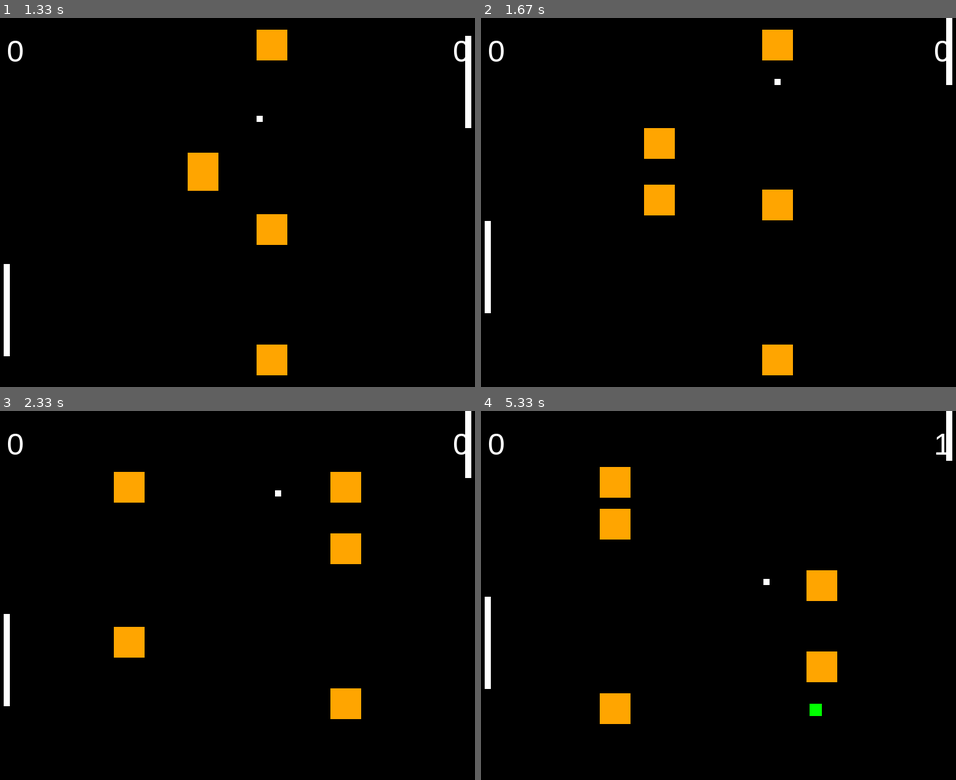
Above: before the commit, frames 1-4 (two rows, left to right).
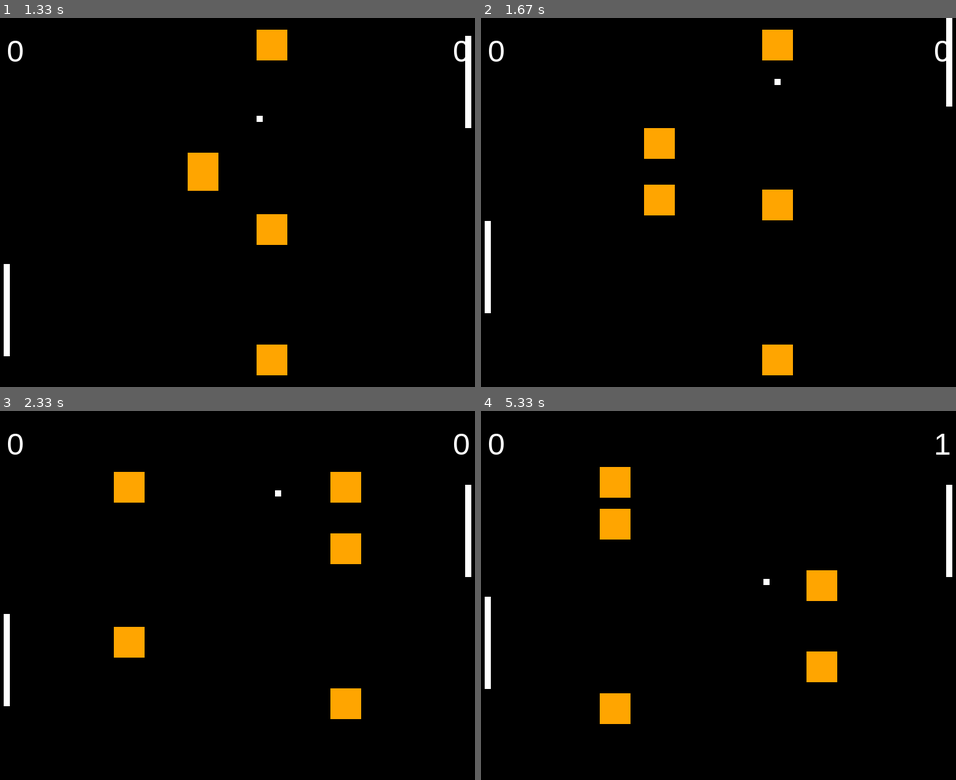
Above: after the commit, the same moments.

Repository: KasaaS/IT2
Game: pygame game, started from 2. Vår/U30 - PROSJEKT/spill.py
The game is run twice, just before and just after one commit, with the same random seed, the same clock (stepped at 60 frames per second) and the same inputs.
Inputs (mouse positions are in pixels of both pictures, inside the frame that each line leads up to):
- Up to frame 1 (1.33 s): hold S 0.33-0.8 s; hold Up 0.33-0.8 s; press the mouse at (237, 265) at 0.87 s; move the mouse to (256, 217) at 0.97 s; release the mouse at (275, 172) at 1.1 s; tap W at 1.17 s
- Up to frame 2 (1.67 s): hold Up from 1.5 s (still down); hold W from 1.5 s (still down)
- Up to frame 3 (2.33 s): release Up at 1.97 s; release W at 1.97 s; hold Down 2-2.3 s; hold S 2-2.3 s
- Up to frame 4 (5.33 s): hold Up 2.33-2.7 s; hold W 2.33-2.7 s; hold Down 2.73-3.1 s; hold S 2.73-3.1 s; hold Up 3.13-3.43 s; hold W 3.13-3.43 s; hold Down 3.47-3.77 s; hold S 3.47-3.77 s; hold Up 3.8-4.17 s; hold W 3.8-4.17 s; hold Down 4.2-4.57 s; hold S 4.2-4.57 s; hold Up 4.6-4.9 s; hold W 4.6-4.9 s; hold Down 4.93-5.23 s; hold S 4.93-5.23 s; hold Up from 5.27 s (still down); hold W from 5.27 s (still down)

Frame 1 is identical in both runs. In frame 2, less than 0.1% of the frame differs, in the area x 97-100%, y 18-24%; in frame 3, 0.5%; in frame 4, 0.6%, in the area x 69-100%, y 0-83%.

Commit message:
Endret slik at booster klokken ikke tikker før spill er aktivert

Diff:
--- a/2. Vår/U30 - PROSJEKT/spill.py
+++ b/2. Vår/U30 - PROSJEKT/spill.py
@@ -55,8 +55,8 @@
         spillebrett.aktiver_ball(HOYDE, BREDDE)
         spillebrett.aktiver_boosters()
 
-    spillebrett.tid_siden_forrige_nye_ball += 1
-    spillebrett.tid_mellom_booster += 1
+        spillebrett.tid_siden_forrige_nye_ball += 1
+        spillebrett.tid_mellom_booster += 1
 
 
     # Tegn på skjermen her: spiller kun når du har trykket på startknappen.
--- a/2. Vår/U30 - PROSJEKT/spillebrett.py
+++ b/2. Vår/U30 - PROSJEKT/spillebrett.py
@@ -50,14 +50,22 @@
 
     # Funksjon for å flytte spillere
     def spiller_input(self, taster):
+        # For spiller 2. -> sjekker om toppen er i toppen av vindu
+        # Om ja, stopper den å bevege seg utenfor.
         if taster[pygame.K_UP]:
-            self.spiller2.flytt_opp()
+            if self.spiller2.rect.top > 0:
+                self.spiller2.flytt_opp()
         if taster[pygame.K_DOWN]:
-            self.spiller2.flytt_ned()
+            if self.spiller2.rect.bottom < self.hoyde:
+                self.spiller2.flytt_ned()
+
+        # For spiller 1.
         if taster[pygame.K_w]:
-            self.spiller1.flytt_opp()
+            if self.spiller1.rect.top > 0:
+                self.spiller1.flytt_opp()
         if taster[pygame.K_s]:
-            self.spiller1.flytt_ned()
+            if self.spiller1.rect.bottom < self.hoyde:
+                self.spiller1.flytt_ned()
 
     # Funksjon for å flytte hindere
     def flytt_hinder(self, hoyde: int):
